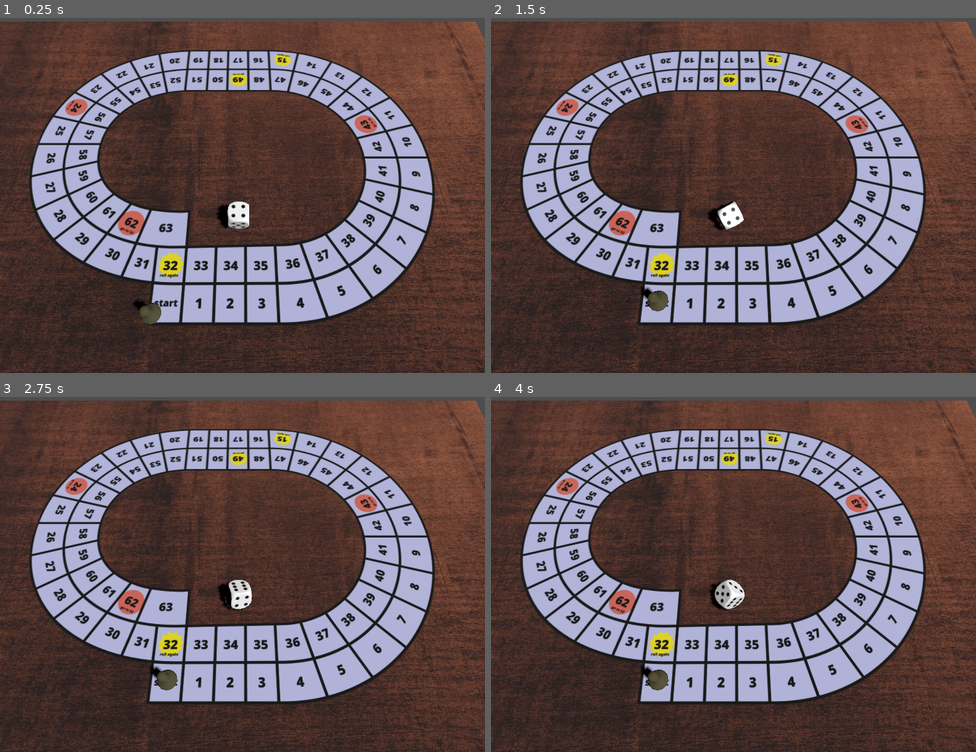
Above: before the commit, frames 1-4 (two rows, left to right).
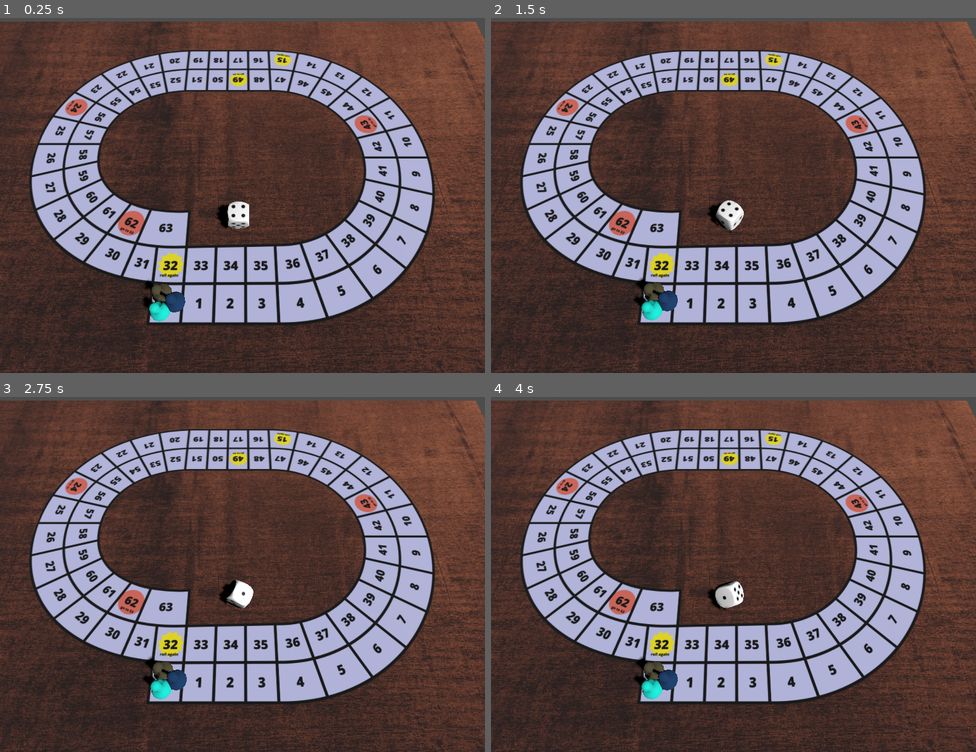
Above: after the commit, the same moments.

Repository: JosePedroDias/godot-game-of-goose
Game: Godot game, scene res://Scenes/play_scene.tscn
The game is run twice, just before and just after one commit, with the same random seed, the same clock (stepped at 60 frames per second) and the same inputs.
Inputs:
- Up to frame 1 (0.25 s): no input
- Up to frame 2 (1.5 s): tap Enter at 0.5 s; tap 1 at 0.6 s; tap 2 at 0.8, 1.35 s
- Up to frame 3 (2.75 s): tap 3 at 1.55, 2.1 s; tap 4 at 2.3 s
- Up to frame 4 (4 s): tap 4 at 2.85 s; tap 5 at 3.05, 3.6 s; tap 6 at 3.8 s

The runs differ from the first frame. In frame 1, 0.7% of the frame differs, in the area x 27-52%, y 51-87%; in frame 2, 0.9%, in the area x 29-53%, y 51-86%; in frame 3, 0.9%; in frame 4, 0.9%.

Commit message:
avoid multiple pieces occupying the very same spot

Diff:
--- a/Scripts/cell_positions.gd
+++ b/Scripts/cell_positions.gd
@@ -13,11 +13,16 @@
 signal position_animation_finished
 signal rolling_animation_finished
 
-var move_piece_duration = 0.4 #0.7
+var move_piece_duration = 0.3 #0.7
 var roll_die_step_duration = 0.5
 
 const RAD_90 = 0.5 * PI
 const RAD_180 = PI
+const RAD_360 = 2.0 * PI
+
+const RAD_TO_DEG = 180.0 / PI
+
+const PIECE_RADIUS = 0.2
 
 func _ready():
 	# populates children_positions
@@ -53,15 +58,31 @@
 		if found_idx != -1: items.remove_at(found_idx)
 	var items = cell_occupants[cell_nr]
 	items.push_back(piece)
-	#print(cell_occupants)
 
 	# get reference position and orientation from makers stored in children_positions
 	var node = get_nth_marker(cell_nr)
 	var pos = node.position
 	var q = node.quaternion
 
+	var multiple_occupants = items.size() > 1
+	if multiple_occupants:
+		var i = 0
+		var d_angle = RAD_360 / items.size()
+		for item in items:
+			var angle = i * d_angle
+			var pos2 = Vector3(pos)
+			pos2 += Vector3(
+				PIECE_RADIUS * cos(angle),
+				0,
+				PIECE_RADIUS * sin(angle)
+			)
+			var tween0 = get_tree().create_tween().set_trans(Tween.TRANS_CUBIC)
+			tween0.tween_property(item, "position", pos2, move_piece_duration)
+			i += 1
+
 	var tween = get_tree().create_tween().set_trans(Tween.TRANS_CUBIC).set_parallel(true)
-	tween.tween_property(piece, "position", pos, move_piece_duration)
+	if !multiple_occupants:
+		tween.tween_property(piece, "position", pos, move_piece_duration)
 	tween.tween_property(piece, "quaternion", q, move_piece_duration)
 	tween.chain().tween_callback(func(): position_animation_finished.emit())
 
@@ -84,6 +105,5 @@
 func roll_die(face_no: int) -> void:
 	var tween = get_tree().create_tween().set_trans(Tween.TRANS_SINE)
 	tween.tween_property(die, "quaternion", _random_quaternion(),          roll_die_step_duration)
-	tween.tween_property(die, "quaternion", _random_quaternion(),          roll_die_step_duration)
 	tween.tween_property(die, "quaternion", _get_face_quaternion(face_no), roll_die_step_duration)
 	tween.tween_callback(func(): rolling_animation_finished.emit(face_no))
Not shown, changed: README.md
